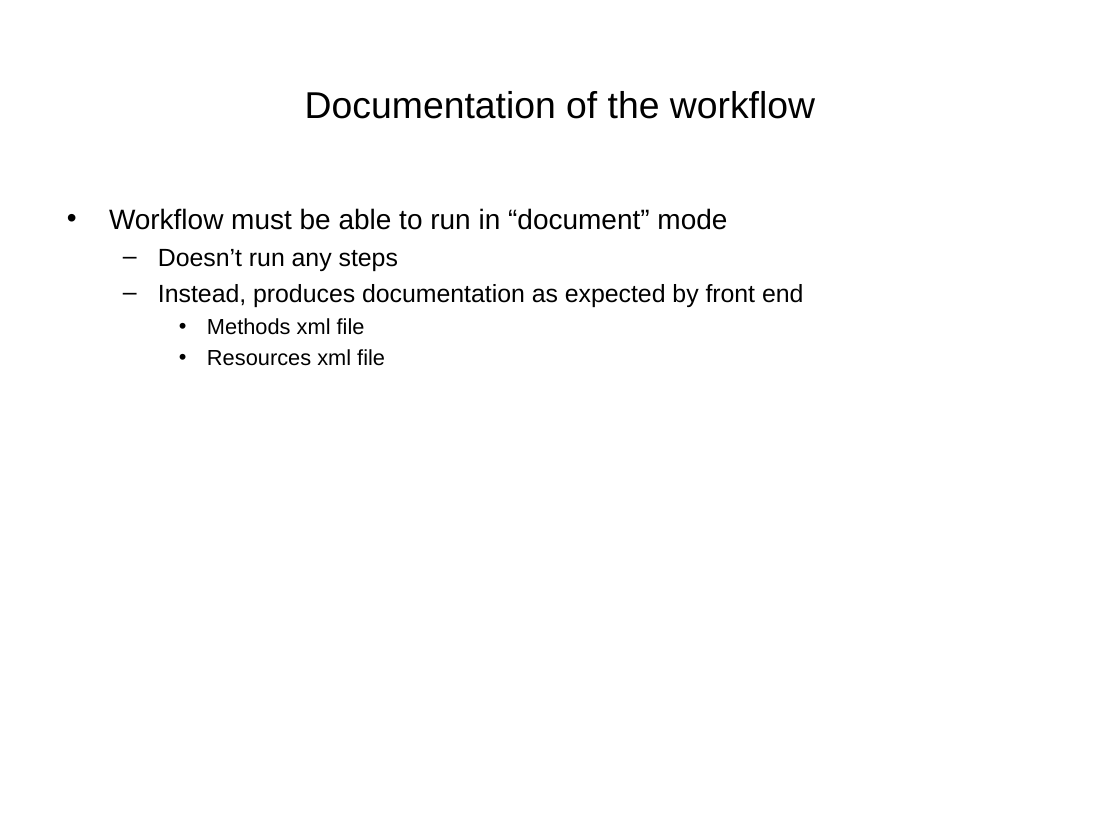
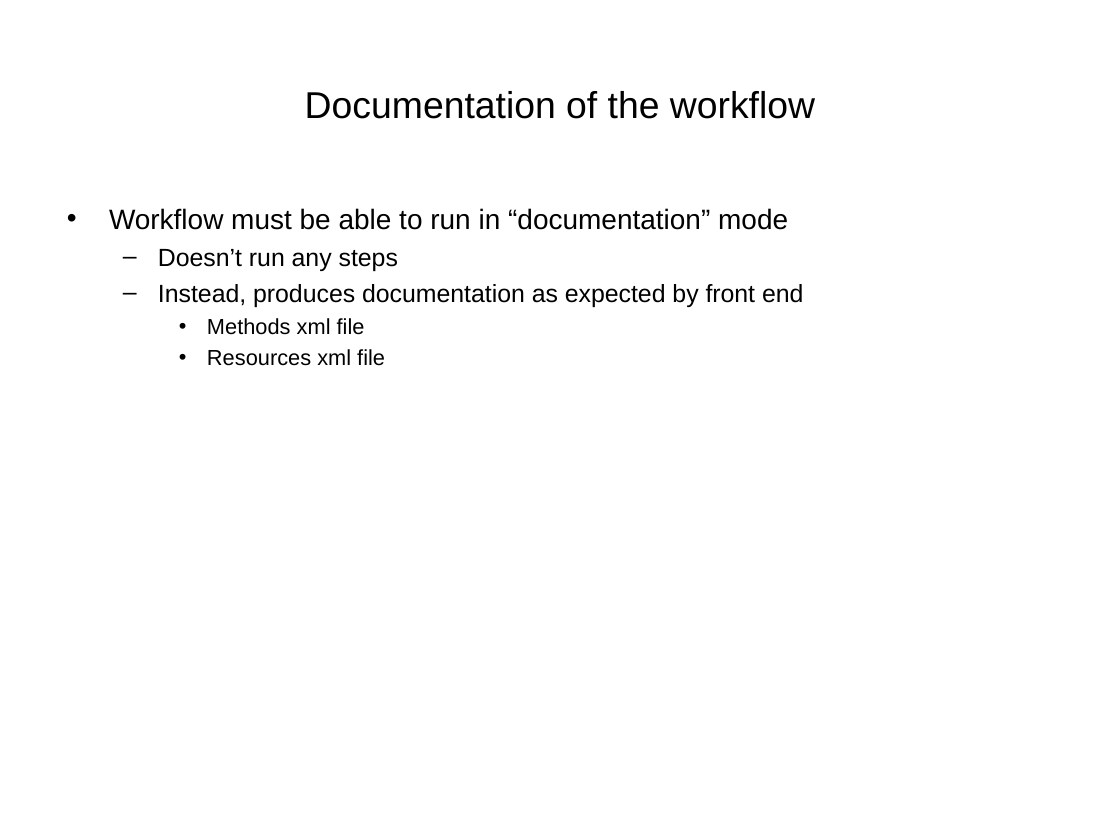
Before and after one commit to VEuPathDB/ApiCommonData, a slide deck: slide 18 of Load/doc/workflow/plasmodb/7.7/ApiWorkFlow.ppt. Drawn at 1120x840 pixels with LibreOffice and Linux fonts; fonts in the diff are those of the drawing. Boxes give left, top, right and bottom in pixels: in the first picture for what was removed or moved away, otherwise in the second. Text is boxed around its words. In the diff, an @@ line names an element or a change of style, - is before the commit and + after.

```diff
--- a/Load/doc/workflow/plasmodb/7.7/ApiWorkFlow.ppt
+++ b/Load/doc/workflow/plasmodb/7.7/ApiWorkFlow.ppt
@@ text at (x1=109, y1=208, x2=788, y2=230): text changed @@
-• Workflow must be able to run in “document” mode
+• Workflow must be able to run in “documentation” mode
```
Also in this commit, not shown: 5 other slides changed, 2 other files.
